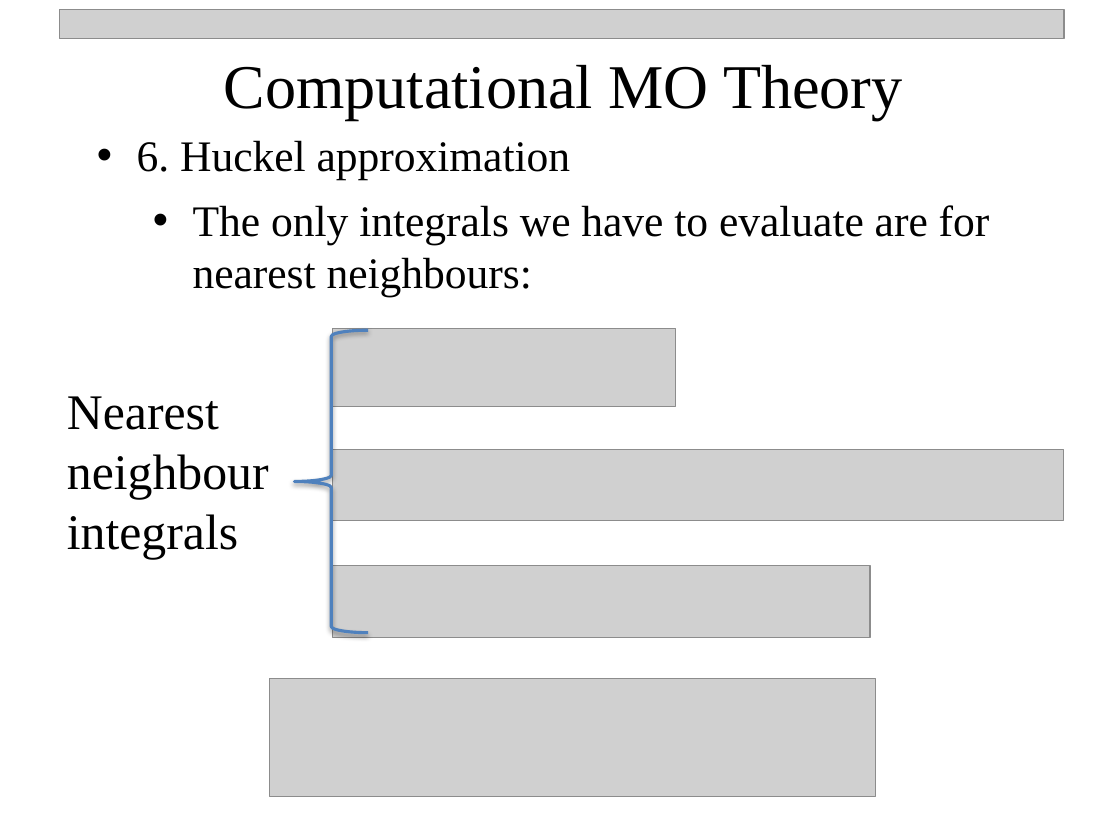
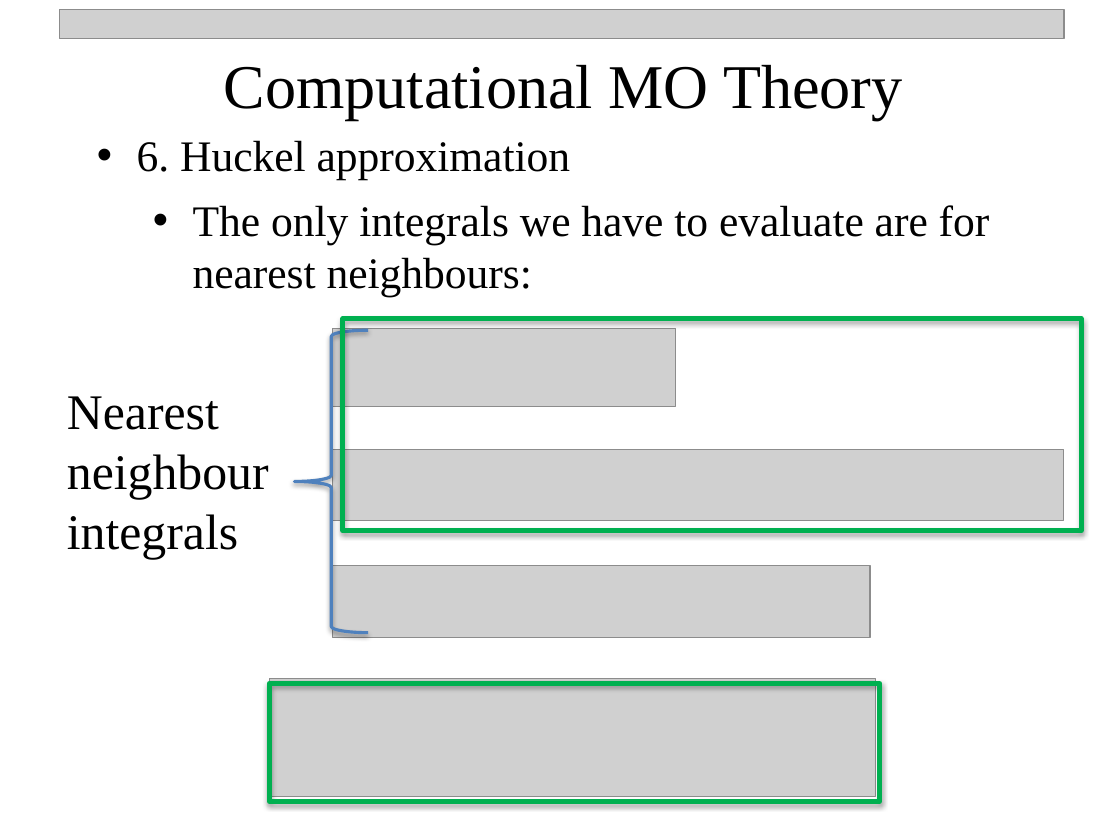
Before and after one commit to npetraco/CHE302, a slide deck: slide 22 of Notes/10_MO_Theory.pptx. Drawn at 1120x840 pixels with LibreOffice and Linux fonts; fonts in the diff are those of the drawing; grey boxes stand for pictures. Boxes give left, top, right and bottom in pixels: in the first picture for what was removed or moved away, otherwise in the second. Text is boxed around its words. In the diff, an @@ line names an element or a change of style, - is before the commit and + after.

```diff
--- a/Notes/10_MO_Theory.pptx
+++ b/Notes/10_MO_Theory.pptx
@@ rectangle added at [343, 319, 1081, 531], outline #00B050 3.25 pt @@
@@ rectangle added at [270, 683, 880, 801], outline #00B050 3.25 pt @@
```
Also in this commit, not shown: 2 other slides changed.
